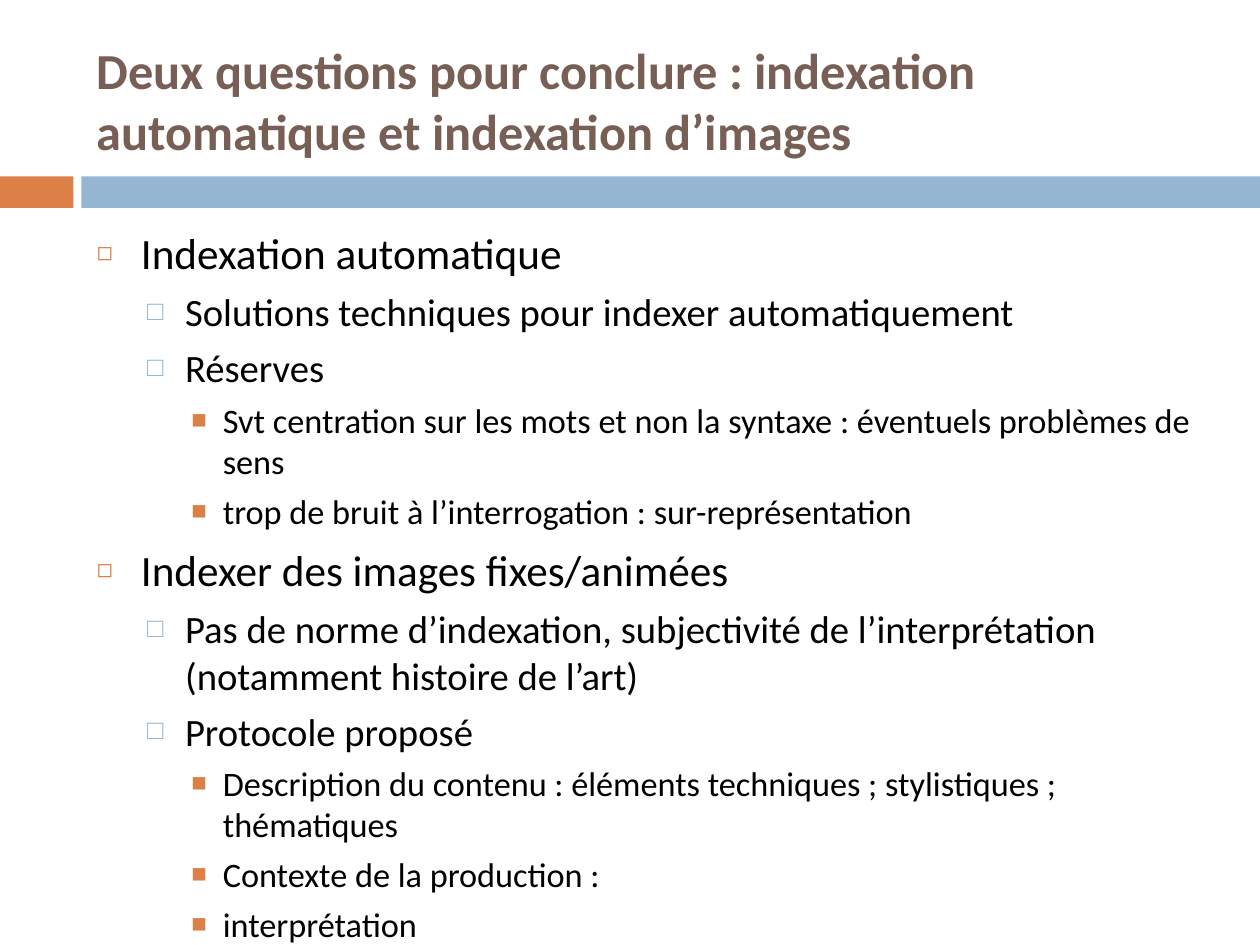
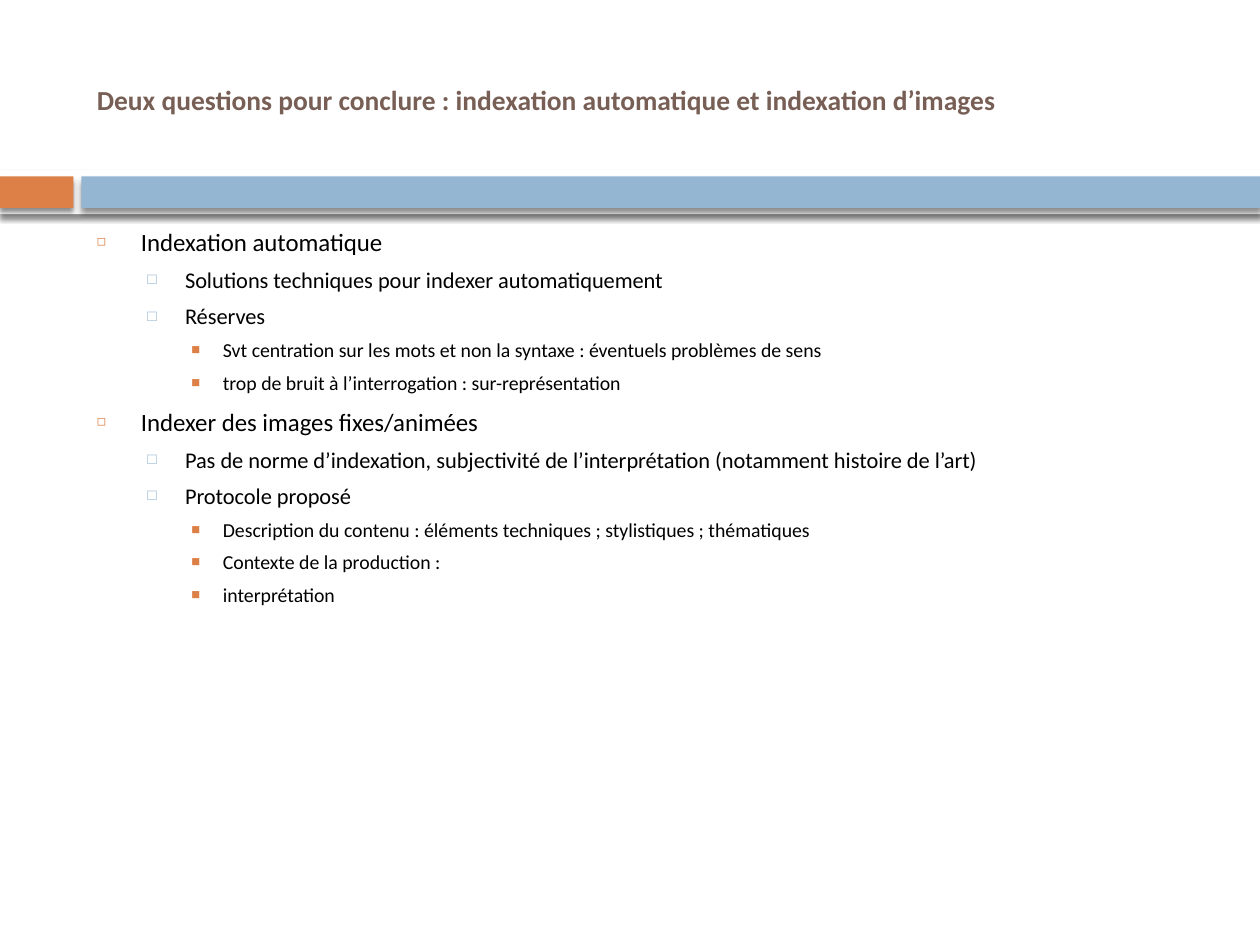
Before and after one commit to martyyann01/td_lyon3, a slide deck: slide 42 of Trait_Doc/Cours/Support_Cours.pptx. Drawn at 1260x945 pixels with LibreOffice and Linux fonts; fonts in the diff are those of the drawing. Boxes give left, top, right and bottom in pixels: in the first picture for what was removed or moved away, otherwise in the second. Text is boxed around its words. In the diff, an @@ line names an element or a change of style, - is before the commit and + after.

```diff
--- a/Trait_Doc/Cours/Support_Cours.pptx
+++ b/Trait_Doc/Cours/Support_Cours.pptx
@@ text "Deux questions pour conclure : ..." at [97,90,995,115]: size 28.8 to 15.7 pt @@
@@ rectangle at [0,176,73,208]: shadow on @@
@@ rectangle added at [0,170,1260,214], fill #FFFFFF @@
@@ rectangle at [82,176,1260,208]: shadow on @@
@@ text "Indexation automatique" at [141,233,977,606]: size 24.6 to 14.2 pt in "Indexation automatique", "Indexer des images fixes/animées"; size 22.1 to 12.7 pt in "Solutions techniques pour indexer automatiquement", "Réserves", "Pas de norme d’indexation, subjectivité de l’interprétation ...", "Protocole proposé"; size 19.6 to 11.3 pt in "Svt centration sur les mots et non ...", "trop de bruit à l’interrogation : sur-représentation", "Description du contenu : éléments techniques ; ...", "Contexte de la production :" and 1 more places @@
```
Also in this commit, not shown: 72 other slides changed, 19 other files.
